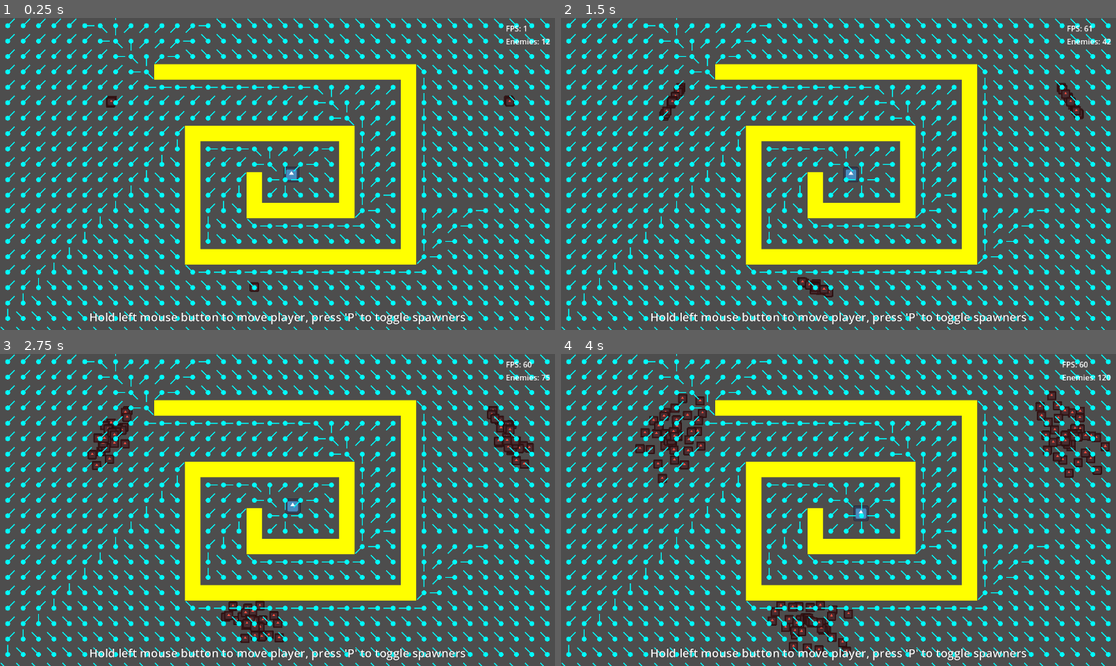
Above: before the commit, frames 1-4 (two rows, left to right).
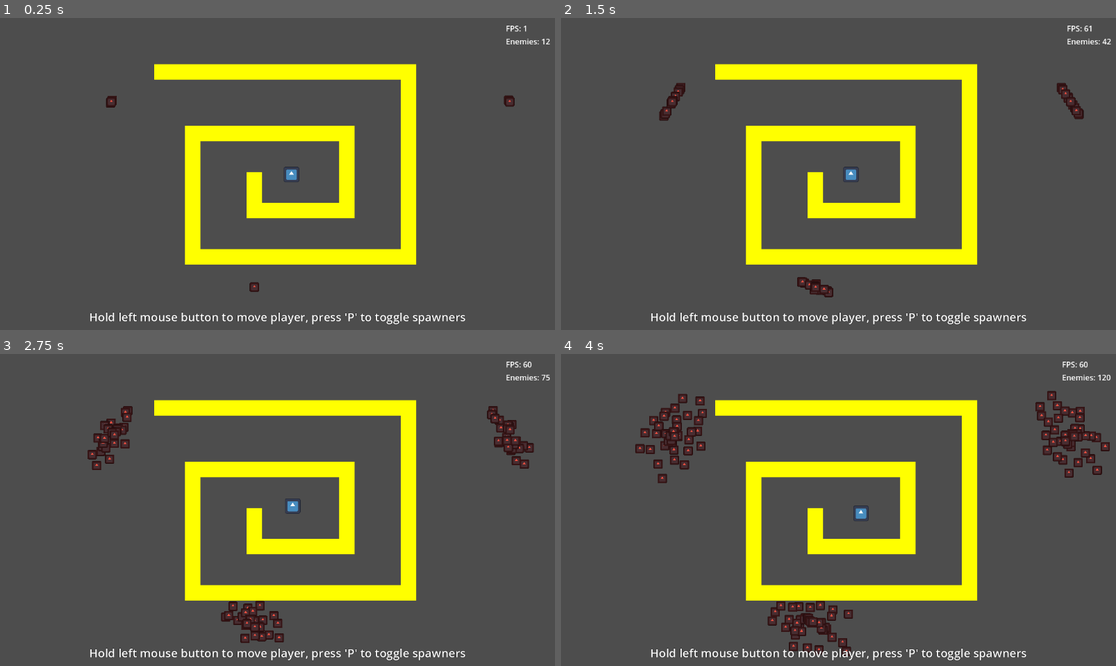
Above: after the commit, the same moments.

Repository: Griiimon/Manymies
Game: Godot game, scene res://main.tscn
The game is run twice, just before and just after one commit, with the same random seed, the same clock (stepped at 60 frames per second) and the same inputs. The engine's default icon, where the game draws it, is replaced by a stand-in: a white triangle on a blue panel in a dark square.
Inputs (mouse positions are in pixels of both pictures, inside the frame that each line leads up to):
- Up to frame 1 (0.25 s): no input
- Up to frame 2 (1.5 s): tap P (pause_spawner) at 0.5, 1.25 s; move the mouse to (960, 158) at 0.52 s; click (960, 158) at 0.67 s; move the mouse to (727, 189) at 1.27 s; click (727, 189) at 1.42 s
- Up to frame 3 (2.75 s): tap P (pause_spawner) at 2 s; move the mouse to (333, 441) at 2.02 s; click (333, 441) at 2.17 s
- Up to frame 4 (4 s): tap P (pause_spawner) at 2.75, 3.5 s; move the mouse to (810, 572) at 2.77 s; click (810, 572) at 2.92 s; move the mouse to (1005, 556) at 3.52 s; click (1005, 556) at 3.67 s

The runs differ from the first frame. In frame 1, 12% of the frame differs, in the area x 0-100%, y 0-100%; in frame 2, 12%; in frame 3, 12%; in frame 4, 12%.

Commit message:
turn off debug drawing for performance

Diff:
--- a/main.tscn
+++ b/main.tscn
@@ -50,7 +50,6 @@
 script = ExtResource("7_7xlm0")
 GRID_WIDTH = 60
 GRID_HEIGHT = 40
-debug = true
 
 [node name="Timer Update" type="Timer" parent="Pathfinding"]
 autostart = true
